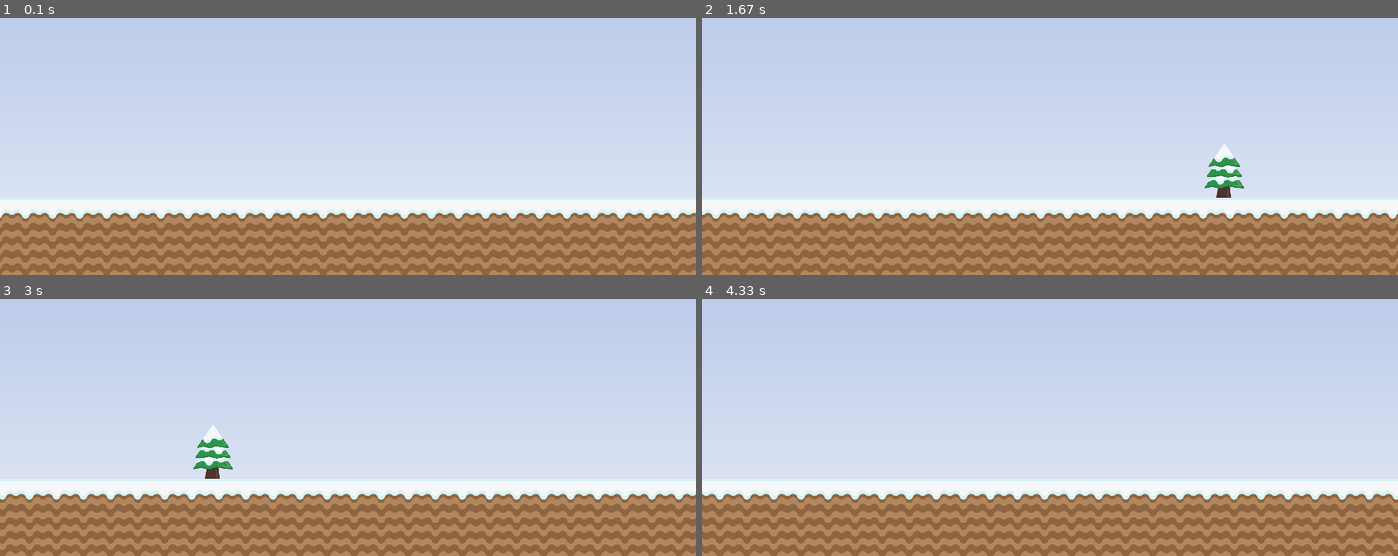
Above: before the commit, frames 1-4 (two rows, left to right).
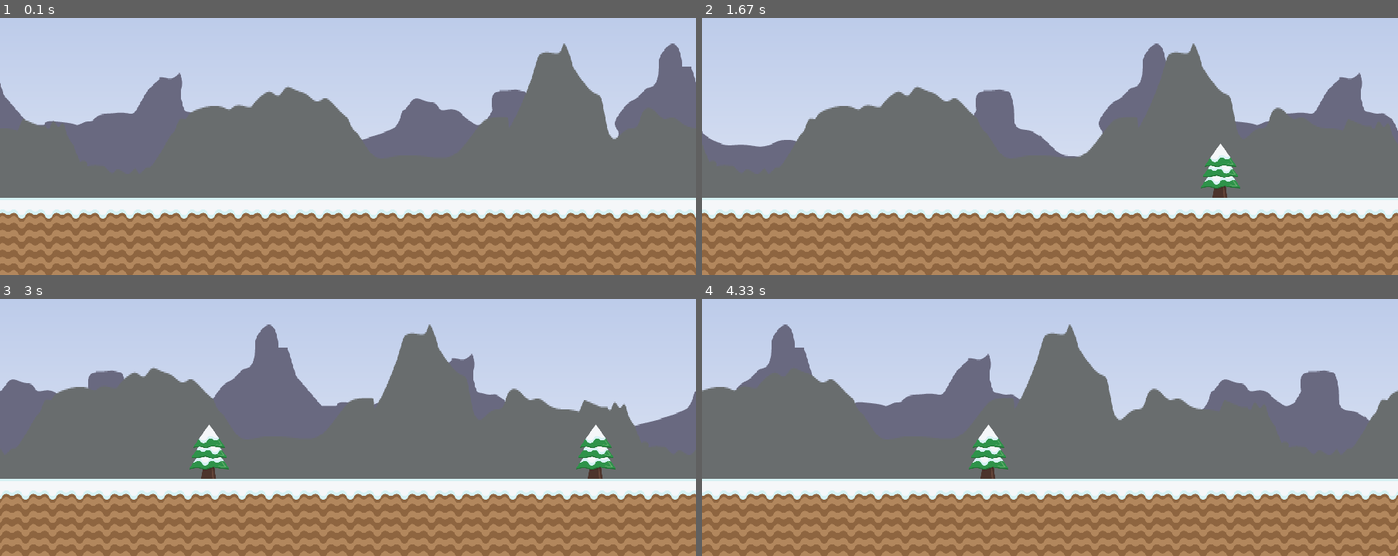
Above: after the commit, the same moments.

Repository: HighSoftWare96/py-games
Game: pygame game, started from runny-christmas/main.py
Same seed, same stepped clock (60 frames per second), same inputs: the game is played once before the commit and once after it.
Inputs:
- Up to frame 1 (0.1 s): no input
- Up to frame 2 (1.67 s): no input
- Up to frame 3 (3 s): no input
- Up to frame 4 (4.33 s): no input

The runs differ from the first frame. In frame 1, 46% of the frame differs, in the area x 0-100%, y 9-100%; in frame 2, 43%; in frame 3, 44%; in frame 4, 45%.

Commit message:
new background layers

Diff:
--- a/runny-christmas/helpers/loaders.py
+++ b/runny-christmas/helpers/loaders.py
@@ -1,21 +1,36 @@
-import os, pygame
+import os
+import pygame
 from pygame.locals import *
 from pygame.transform import scale
 from definitions import ROOT_DIR
 
 assets_dir = 'assets'
+imageCache = {}
 
 
-def load_image(name, size):
+def load_image(name, size, opacity=1):
     print(os.path.join(ROOT_DIR, assets_dir, name))
     fullname = os.path.join(ROOT_DIR, assets_dir, name)
+    uniqueKey = fullname + '#' + str(size) + '#' + str(opacity)
+
+    # cerco se sono cachati da qualche parte
+    if uniqueKey in imageCache:
+        print('Cached')
+        cachedImage = imageCache[uniqueKey].copy()
+        return cachedImage, cachedImage.get_rect()
+
+    # caricamento dell'immagine
     try:
         image = pygame.image.load(fullname)
     except pygame.error as message:
         print('Cannot load image:', name)
         raise SystemExit(message)
+
     image = image.convert_alpha()
     image = scale(image, size)
+
+    # salvo nella cache
+    imageCache[uniqueKey] = image.copy()
     return image, image.get_rect()
 
 
--- a/runny-christmas/main.py
+++ b/runny-christmas/main.py
@@ -4,7 +4,7 @@
 from helpers.game_state import GameState
 from helpers.loaders import load_image, load_sound
 from helpers.colors import RED, BLACK, WHITE
-from sprites.Tree import Tree
+from managers.TreeManager import TreeManager
 from sprites.Terrain import Terrain
 from sprites.Background import Background
 
@@ -14,16 +14,16 @@
 
 
 background = Background()
-tree = Tree()
+treeManager = TreeManager()
 terrain = Terrain()
 
-allsprites = pygame.sprite.RenderPlain((tree))
 clock = pygame.time.Clock()
 
 while(True):
-    clock.tick(60)
-    tree.update()
+    pygame.event.get()
+    treeManager.update()
     screen.blit(background.getSurf(), background.getCoords())
     screen.blit(terrain.getSurf(), terrain.getCoords())
-    allsprites.draw(screen)
+    treeManager.draw(screen)
     pygame.display.flip()
+    clock.tick(config['FPS'])
--- /dev/null
+++ b/runny-christmas/managers/TreeManager.py
@@ -0,0 +1,23 @@
+from sprites.Tree import Tree
+from random import randrange
+from threading import Timer
+from pygame.sprite import Group
+
+class TreeManager(Group):
+    def __init__(self):
+        Group.__init__(self)
+        self._createTree()
+
+    def _generateRandomTimeOffset(self):
+        return randrange(800, 6000)
+
+    def update(self, multiplier = 1):
+        super().update(multiplier)
+        for sprite in self:
+            if sprite.isOffscreen():
+                print('removed tree')
+                self.remove(sprite)
+
+    def _createTree(self):
+        self.add(Tree())
+        return Timer(self._generateRandomTimeOffset() / 1000, self._createTree).start()
--- a/runny-christmas/sprites/Background.py
+++ b/runny-christmas/sprites/Background.py
@@ -8,17 +8,32 @@
 class Background():
     def __init__(self):
         self.layer0, self.layer0_rect = load_image('background0.png', SCREEN_SIZE)
+
+        self.layer1, self.layer1_rect = load_image('background1.png', SCREEN_SIZE, 0.8)
+        self.layer1Offset = 0
+        self.layer1Step = 3
+
+        self.layer2, self.layer2_rect = load_image('background2.png', SCREEN_SIZE, 0.3)
+        self.layer2Offset = -35
+        self.layer2Step = 1
+
         self.background = Surface(SCREEN_SIZE)
         self.background = self.background.convert()
         self.background.fill(WHITE)
-        self._loadImages()
+        self._updateImages()
 
     def getSurf(self):
-        self._loadImages()
+        self._updateImages()
         return self.background
 
     def getCoords(self):
         return (0,0)
 
-    def _loadImages(self):
+    def _updateImages(self):
         self.background.blit(self.layer0, (0,0))
+        self.background.blit(self.layer1, (0 - self.layer1Offset,80))
+        self.background.blit(self.layer1, (SCREEN_SIZE[0] - self.layer1Offset,80))
+        self.layer1Offset = (self.layer1Offset + self.layer1Step) % SCREEN_SIZE[0]
+        self.background.blit(self.layer2, (0 - self.layer2Offset,80))
+        self.background.blit(self.layer2, (SCREEN_SIZE[0] - self.layer2Offset,80))
+        self.layer2Offset = (self.layer2Offset + self.layer2Step) % SCREEN_SIZE[0]
--- a/runny-christmas/sprites/Tree.py
+++ b/runny-christmas/sprites/Tree.py
@@ -15,8 +15,12 @@
     def update(self, multiplier = 1):
         self.xProgress -= (config['PX_STEP'] * multiplier)
         self._positionate()
+
+    def isOffscreen(self):
         if self.rect.bottomright[0] < 0:
             self.kill()
+            return True
+        return False
 
     def _positionate(self):
         self.rect.bottomright = (self.xProgress, config['GROUND_POSITION'])
Binary file added: runny-christmas/assets/background1.png
Binary file added: runny-christmas/assets/background2.png
